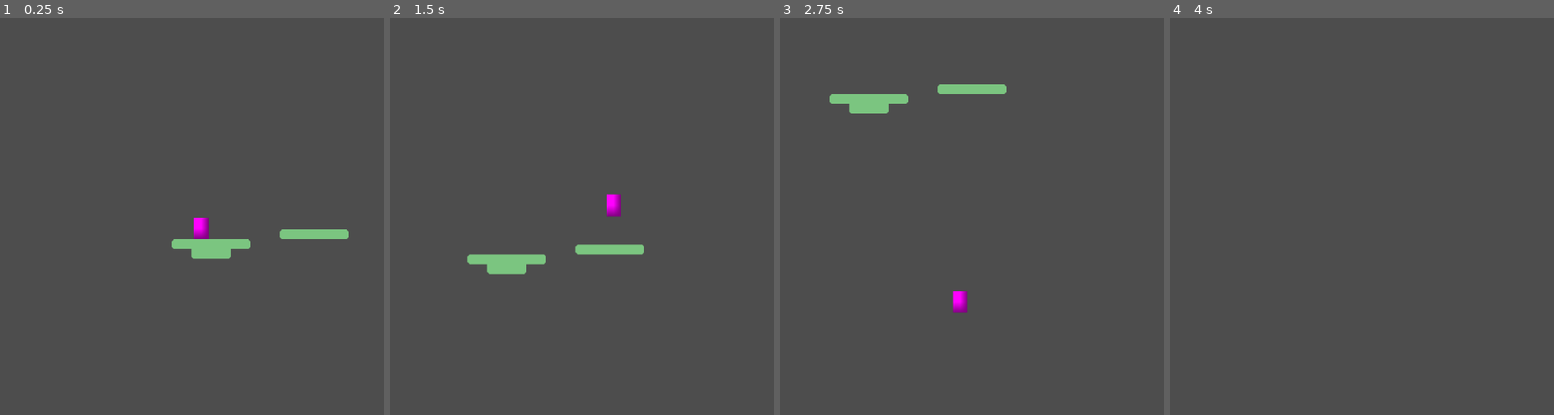
Above: before the commit, frames 1-4 (left to right).
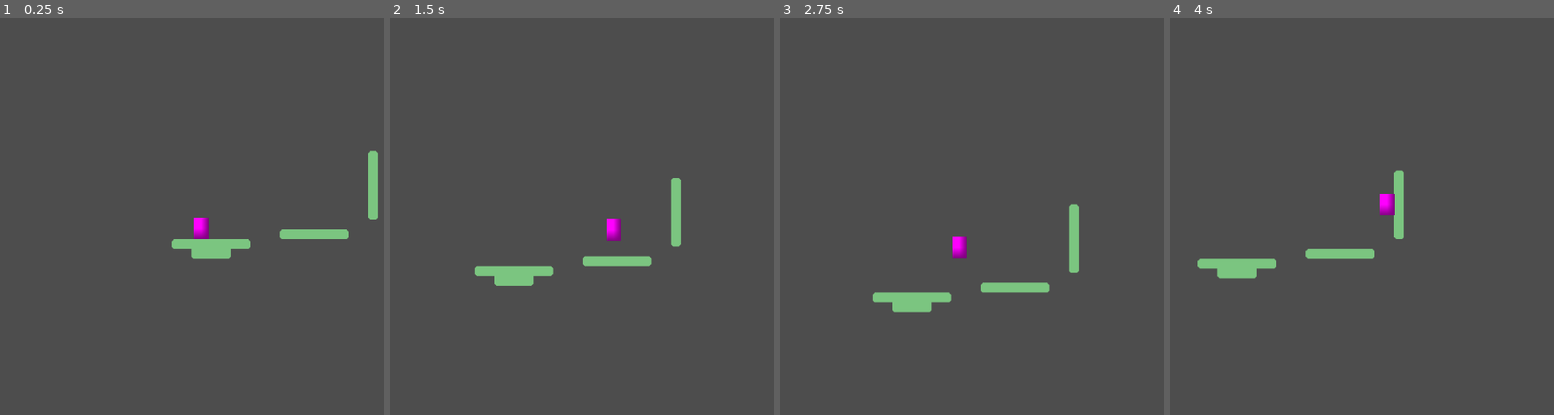
Above: after the commit, the same moments.

Repository: maxf6-283/vengeance-knight
Game: Godot game, scene res://objects/dummy_level/dummy_level.tscn
Two runs of this game, one before a commit and one after it. Both use one fixed random seed, a clock stepped at 60 frames per second and the inputs below. Before the commit the project has no main scene; this scene is started directly in both runs.
Inputs:
- Up to frame 1 (0.25 s): no input
- Up to frame 2 (1.5 s): tap Enter (ui_accept) at 0.5, 0.6 s; hold D (walk_right) from 0.53 s (still down); tap Space (jump) at 0.77, 0.8, 1.07, 1.35 s
- Up to frame 3 (2.75 s): tap Space (jump) at 1.52, 1.82, 2.3 s; tap Enter (ui_accept) at 1.55, 2.1 s; release D (walk_right) at 2.03 s; hold A (walk_left) from 2.03 s (still down)
- Up to frame 4 (4 s): release A (walk_left) at 2.78 s; hold D (walk_right) from 2.78 s (still down); tap Enter (ui_accept) at 2.85 s; tap Space (jump) at 3.02, 3.32, 3.6, 3.77 s

The runs differ from the first frame. In frame 1, 0.4% of the frame differs, in the area x 95-99%, y 33-51%; in frame 2, 3.0%; in frame 3, 3.3%, in the area x 12-78%, y 16-75%; in frame 4, 1.9%.

Commit message:
Improve jumping; add wall climbing

Diff:
--- a/objects/dummy_level/dummy_level.tscn
+++ b/objects/dummy_level/dummy_level.tscn
@@ -33,7 +33,7 @@
 [node name="DummyLevel" type="Node2D"]
 
 [node name="TileMapLayer" type="TileMapLayer" parent="."]
-tile_map_data = PackedByteArray("AAAAAAoAAQADAAEAAAABAAoAAQA …(240 unchanged characters)… AAAAAAAALAAkAAQADAAEAAAARAAkAAQABAAIAAAA=")
+tile_map_data = PackedByteArray("AAAAAAoAAQADAAEAAAABAAoAAQA …(240 unchanged characters)… AAAAAAAALAAkAAQADAAEAAAARAAkAAQABAAIAAAAUAAIAAQAAAAAAAAAUAAMAAQAAAAAAAAAUAAQAAQAAAAAAAAAUAAUAAQAAAAAAAAAUAAYAAQAAAAAAAAAUAAcAAQAAAAIAAAAUAAEAAQAAAAEAAAA=")
 tile_set = SubResource("TileSet_vbwc5")
 
 [node name="Knight" parent="." instance=ExtResource("2_q7tqi")]
--- a/objects/knight/knight.gd
+++ b/objects/knight/knight.gd
@@ -1,20 +1,69 @@
 extends CharacterBody2D
 
-@export var SPEED = 200
-@export var JUMP_VELOCITY = -400
+@export var max_speed = 200
+@export var acceleration = 1500
+@export var jump_velocity = 400
+@export var wall_jump_velocity_x = 300
+@export var wall_jump_velocity_y = 350
+
 var gravity = ProjectSettings.get_setting("physics/2d/default_gravity")
+var max_fall_speed = 2000
+@export var max_wall_fall_speed = 100
+
+enum WallDirection {
+	LEFT,
+	RIGHT,
+	NONE
+}
+
+var last_wall_direction = WallDirection.NONE
 
 func _physics_process(delta):
+	var fall_speed = max_fall_speed
+
+	if is_on_wall():
+		fall_speed = max_wall_fall_speed
+
 	if not is_on_floor():
-		velocity.y += gravity * delta
+		velocity.y = move_toward(velocity.y, fall_speed, gravity * delta)
+
 
 	var direction = Input.get_axis("walk_left", "walk_right")
-	if direction:
-		velocity.x = direction * SPEED
-	else:
-		velocity.x = move_toward(velocity.x, 0, SPEED)
+	velocity.x = move_toward(velocity.x, direction * max_speed, acceleration * delta)
 
-	if Input.is_action_just_pressed("ui_accept") and is_on_floor():
-		velocity.y = JUMP_VELOCITY
+	if Input.is_action_just_pressed("jump"):
+		$JumpBufferTimer.start()
+
+	if not $JumpBufferTimer.is_stopped() and not $CoyoteFrameTimer.is_stopped():
+		if last_wall_direction == WallDirection.LEFT:
+			velocity.x = wall_jump_velocity_x
+			velocity.y = -wall_jump_velocity_y
+		elif last_wall_direction == WallDirection.RIGHT:
+			velocity.x = -wall_jump_velocity_x
+			velocity.y = -wall_jump_velocity_y
+		else:
+			velocity.y = -jump_velocity
+		$CoyoteFrameTimer.stop()
+		$JumpBufferTimer.stop()
 
 	move_and_slide()
+
+	if is_on_floor() or is_on_wall():
+		$CoyoteFrameTimer.start()
+
+	if is_on_floor():
+		last_wall_direction = WallDirection.NONE
+	elif is_on_wall():
+		for i in get_slide_collision_count():
+			var collision = get_slide_collision(i)
+			if collision.get_normal().x < 0:
+				last_wall_direction = WallDirection.RIGHT
+				break
+			elif collision.get_normal().x > 0:
+				last_wall_direction = WallDirection.LEFT
+				break
+
+
+
+func _on_coyote_frame_timer_timeout() -> void:
+	last_wall_direction = WallDirection.NONE
--- a/objects/knight/knight.tscn
+++ b/objects/knight/knight.tscn
@@ -20,3 +20,13 @@
 
 [node name="Camera2D" type="Camera2D" parent="."]
 position_smoothing_enabled = true
+
+[node name="CoyoteFrameTimer" type="Timer" parent="."]
+wait_time = 0.1
+one_shot = true
+
+[node name="JumpBufferTimer" type="Timer" parent="."]
+wait_time = 0.1
+one_shot = true
+
+[connection signal="timeout" from="CoyoteFrameTimer" to="." method="_on_coyote_frame_timer_timeout"]
--- a/project.godot
+++ b/project.godot
@@ -11,6 +11,7 @@
 [application]
 
 config/name="Vengeance Knight"
+run/main_scene="uid://dmj34e3vqs7v8"
 config/features=PackedStringArray("4.5", "GL Compatibility")
 
 [input]
